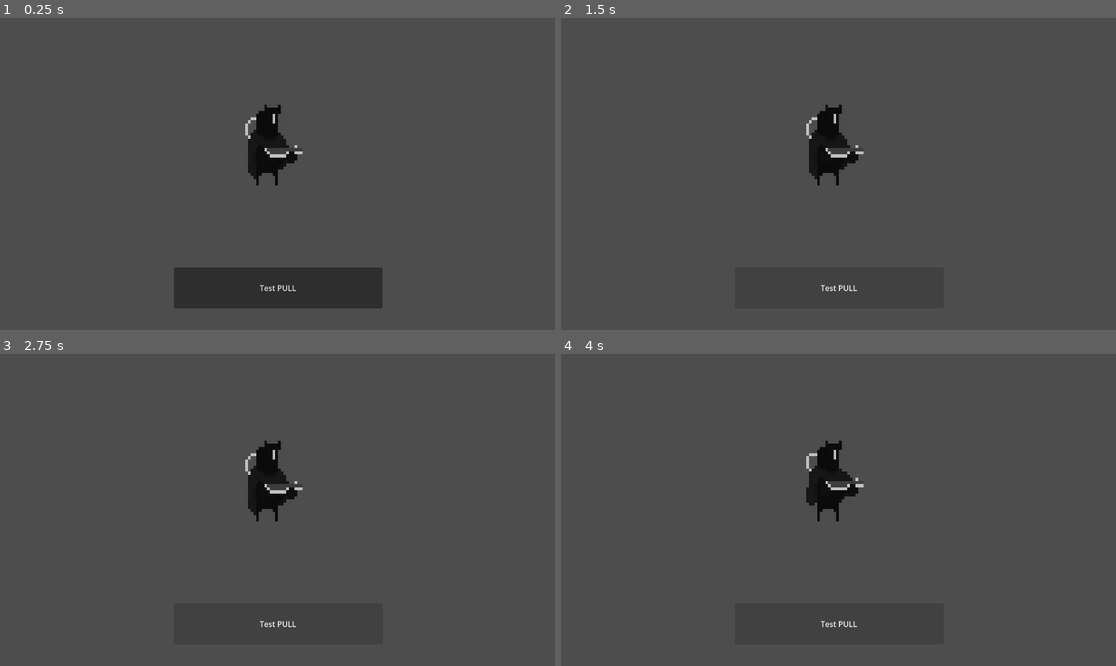
Above: before the commit, frames 1-4 (two rows, left to right).
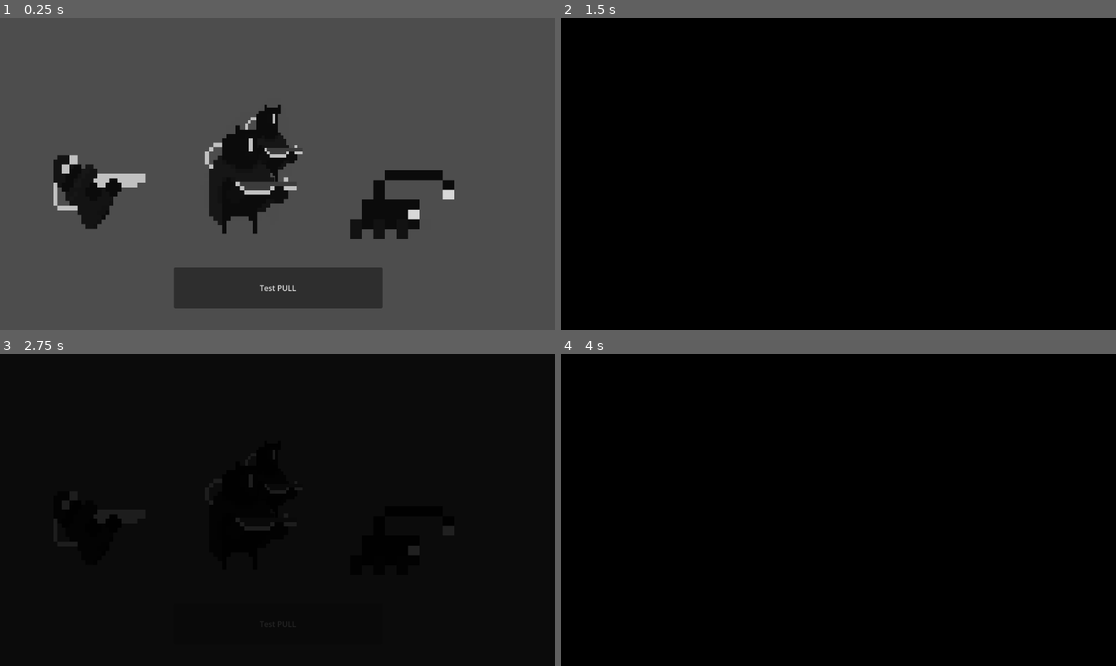
Above: after the commit, the same moments.

Repository: Lawkmonster/Gacha-Animation-Logic-1
Game: Godot game, scene res://Assets/Scenes/node_2d.tscn
The game is run twice, just before and just after one commit, with the same random seed, the same clock (stepped at 60 frames per second) and the same inputs.
Inputs:
- Up to frame 1 (0.25 s): no input
- Up to frame 2 (1.5 s): click "Test PULL" at 0.5 s; click "Test PULL" at 1.25 s
- Up to frame 3 (2.75 s): click "Test PULL" at 2 s
- Up to frame 4 (4 s): tap Enter (ui_accept) at 2.75, 3.6, 3.77 s; hold Enter (ui_accept) 2.78-3.53 s

The runs differ from the first frame. In frame 1, 6.4% of the frame differs, in the area x 9-82%, y 34-71%; in frame 2, 99%, in the area x 0-100%, y 0-100%; in frame 3, 99%; in frame 4, 99%.

Commit message:
Added Fade Functionality

Diff:
--- /dev/null
+++ b/Assets/Scenes/animation_layer_pre_results.tscn
@@ -0,0 +1,186 @@
+[gd_scene format=3 uid="uid://dixegto2mxr"]
+
+[ext_resource type="Script" uid="uid://c8fa5e71sgu2n" path="res://Scripts/animation_layer_pre_results.gd" id="1_eqc57"]
+[ext_resource type="Texture2D" uid="uid://b7jboj3e5otuh" path="res://Assets/DARK Edition/Sprites/Hell Bot DARK/idle 92x36.png" id="1_j518m"]
+[ext_resource type="Texture2D" uid="uid://bdagjmpsqwrvb" path="res://Assets/DARK Edition/Sprites/Wheel Bot/death 112x26.png" id="2_eqc57"]
+[ext_resource type="Texture2D" uid="uid://dtsicwbmenycf" path="res://Assets/DARK Edition/Sprites/Blinding Spider/walk 16x16.png" id="3_avqfh"]
+
+[sub_resource type="AtlasTexture" id="AtlasTexture_t1ib5"]
+atlas = ExtResource("1_j518m")
+region = Rect2(0, 0, 46, 36)
+
+[sub_resource type="AtlasTexture" id="AtlasTexture_byjoq"]
+atlas = ExtResource("1_j518m")
+region = Rect2(0, 36, 46, 36)
+
+[sub_resource type="AtlasTexture" id="AtlasTexture_q6tjr"]
+atlas = ExtResource("1_j518m")
+region = Rect2(0, 72, 46, 36)
+
+[sub_resource type="AtlasTexture" id="AtlasTexture_miu7l"]
+atlas = ExtResource("1_j518m")
+region = Rect2(0, 108, 46, 36)
+
+[sub_resource type="AtlasTexture" id="AtlasTexture_43anx"]
+atlas = ExtResource("1_j518m")
+region = Rect2(0, 144, 46, 36)
+
+[sub_resource type="AtlasTexture" id="AtlasTexture_3y3f3"]
+atlas = ExtResource("1_j518m")
+region = Rect2(0, 180, 46, 36)
+
+[sub_resource type="SpriteFrames" id="SpriteFrames_wdmoi"]
+animations = [{
+"frames": [{
+"duration": 1.0,
+"texture": SubResource("AtlasTexture_t1ib5")
+}, {
+"duration": 1.0,
+"texture": SubResource("AtlasTexture_byjoq")
+}, {
+"duration": 1.0,
+"texture": SubResource("AtlasTexture_q6tjr")
+}, {
+"duration": 1.0,
+"texture": SubResource("AtlasTexture_miu7l")
+}, {
+"duration": 1.0,
+"texture": SubResource("AtlasTexture_43anx")
+}, {
+"duration": 1.0,
+"texture": SubResource("AtlasTexture_3y3f3")
+}],
+"loop": true,
+"name": &"default",
+"speed": 5.0
+}]
+
+[sub_resource type="AtlasTexture" id="AtlasTexture_l04sb"]
+atlas = ExtResource("2_eqc57")
+region = Rect2(0, 0, 37, 26)
+
+[sub_resource type="AtlasTexture" id="AtlasTexture_51scx"]
+atlas = ExtResource("2_eqc57")
+region = Rect2(0, 26, 37, 26)
+
+[sub_resource type="AtlasTexture" id="AtlasTexture_s8pu3"]
+atlas = ExtResource("2_eqc57")
+region = Rect2(0, 52, 37, 26)
+
+[sub_resource type="AtlasTexture" id="AtlasTexture_822t8"]
+atlas = ExtResource("2_eqc57")
+region = Rect2(0, 78, 37, 26)
+
+[sub_resource type="AtlasTexture" id="AtlasTexture_8hjw3"]
+atlas = ExtResource("2_eqc57")
+region = Rect2(0, 104, 37, 26)
+
+[sub_resource type="AtlasTexture" id="AtlasTexture_2yi8l"]
+atlas = ExtResource("2_eqc57")
+region = Rect2(0, 130, 37, 26)
+
+[sub_resource type="SpriteFrames" id="SpriteFrames_qjpky"]
+animations = [{
+"frames": [{
+"duration": 1.0,
+"texture": SubResource("AtlasTexture_l04sb")
+}, {
+"duration": 1.0,
+"texture": SubResource("AtlasTexture_51scx")
+}, {
+"duration": 1.0,
+"texture": SubResource("AtlasTexture_s8pu3")
+}, {
+"duration": 1.0,
+"texture": SubResource("AtlasTexture_822t8")
+}, {
+"duration": 1.0,
+"texture": SubResource("AtlasTexture_8hjw3")
+}, {
+"duration": 1.0,
+"texture": SubResource("AtlasTexture_2yi8l")
+}],
+"loop": true,
+"name": &"default",
+"speed": 5.0
+}]
+
+[sub_resource type="AtlasTexture" id="AtlasTexture_2egm1"]
+atlas = ExtResource("3_avqfh")
+region = Rect2(0, 0, 16, 16)
+
+[sub_resource type="AtlasTexture" id="AtlasTexture_0gtvs"]
+atlas = ExtResource("3_avqfh")
+region = Rect2(0, 16, 16, 16)
+
+[sub_resource type="AtlasTexture" id="AtlasTexture_v1ttp"]
+atlas = ExtResource("3_avqfh")
+region = Rect2(0, 32, 16, 16)
+
+[sub_resource type="AtlasTexture" id="AtlasTexture_7l52q"]
+atlas = ExtResource("3_avqfh")
+region = Rect2(0, 48, 16, 16)
+
+[sub_resource type="AtlasTexture" id="AtlasTexture_tiy0m"]
+atlas = ExtResource("3_avqfh")
+region = Rect2(0, 64, 16, 16)
+
+[sub_resource type="AtlasTexture" id="AtlasTexture_ww5bj"]
+atlas = ExtResource("3_avqfh")
+region = Rect2(0, 80, 16, 16)
+
+[sub_resource type="SpriteFrames" id="SpriteFrames_vmom5"]
+animations = [{
+"frames": [{
+"duration": 1.0,
+"texture": SubResource("AtlasTexture_2egm1")
+}, {
+"duration": 1.0,
+"texture": SubResource("AtlasTexture_0gtvs")
+}, {
+"duration": 1.0,
+"texture": SubResource("AtlasTexture_v1ttp")
+}, {
+"duration": 1.0,
+"texture": SubResource("AtlasTexture_7l52q")
+}, {
+"duration": 1.0,
+"texture": SubResource("AtlasTexture_tiy0m")
+}, {
+"duration": 1.0,
+"texture": SubResource("AtlasTexture_ww5bj")
+}],
+"loop": true,
+"name": &"default",
+"speed": 5.0
+}]
+
+[node name="ANIMATION_LAYER" type="Node2D" unique_id=315004886]
+script = ExtResource("1_eqc57")
+
+[node name="AnimationPlayer" type="AnimationPlayer" parent="." unique_id=1094840573]
+
+[node name="AnimatedSprite2D" type="AnimatedSprite2D" parent="AnimationPlayer" unique_id=1756100330]
+texture_filter = 1
+position = Vector2(534, 295.00003)
+scale = Vector2(9.086957, 8.972222)
+sprite_frames = SubResource("SpriteFrames_wdmoi")
+frame_progress = 0.99745995
+
+[node name="AnimationPlayer2" type="AnimationPlayer" parent="." unique_id=530727455]
+
+[node name="AnimatedSprite2D" type="AnimatedSprite2D" parent="AnimationPlayer2" unique_id=1935637744]
+texture_filter = 1
+position = Vector2(223, 323)
+scale = Vector2(8.283784, 9.576923)
+sprite_frames = SubResource("SpriteFrames_qjpky")
+frame_progress = 0.7509992
+
+[node name="AnimationPlayer3" type="AnimationPlayer" parent="." unique_id=849975468]
+
+[node name="AnimatedSprite2D" type="AnimatedSprite2D" parent="AnimationPlayer3" unique_id=1374351351]
+texture_filter = 1
+position = Vector2(918.99994, 296)
+scale = Vector2(24, 20.375)
+sprite_frames = SubResource("SpriteFrames_vmom5")
+frame_progress = 0.43371814
--- /dev/null
+++ b/Assets/Scenes/fade.tscn
@@ -0,0 +1,12 @@
+[gd_scene format=3 uid="uid://c4cnqvy8t36ed"]
+
+[ext_resource type="Script" uid="uid://cbspsjualqjch" path="res://Scripts/fade.gd" id="1_yfmkv"]
+
+[node name="fade" type="CanvasLayer" unique_id=1101812837 node_paths=PackedStringArray("color_rect")]
+script = ExtResource("1_yfmkv")
+color_rect = NodePath("ColorRect")
+
+[node name="ColorRect" type="ColorRect" parent="." unique_id=1873514894]
+offset_right = 1158.0
+offset_bottom = 652.0
+color = Color(0, 0, 0, 1)
--- a/Assets/Scenes/node_2d.tscn
+++ b/Assets/Scenes/node_2d.tscn
@@ -2,14 +2,8 @@
 
 [ext_resource type="Script" uid="uid://cld6bxr2ajtq7" path="res://Scripts/node_2d.gd" id="1_ja728"]
 [ext_resource type="Texture2D" uid="uid://b7jboj3e5otuh" path="res://Assets/DARK Edition/Sprites/Hell Bot DARK/idle 92x36.png" id="2_8t2v2"]
-
-[sub_resource type="Animation" id="Animation_ja728"]
-resource_name = "Idle_Gacha"
-
-[sub_resource type="AnimationLibrary" id="AnimationLibrary_8t2v2"]
-_data = {
-&"Idle_Gacha": SubResource("Animation_ja728")
-}
+[ext_resource type="PackedScene" uid="uid://c4cnqvy8t36ed" path="res://Assets/Scenes/fade.tscn" id="3_vohp4"]
+[ext_resource type="PackedScene" uid="uid://dixegto2mxr" path="res://Assets/Scenes/animation_layer_pre_results.tscn" id="4_mqbpb"]
 
 [sub_resource type="AtlasTexture" id="AtlasTexture_vohp4"]
 atlas = ExtResource("2_8t2v2")
@@ -63,14 +57,11 @@
 
 [node name="Node" type="Node" unique_id=1679795934]
 
-[node name="Animation LAYER" type="Node2D" parent="." unique_id=2091681799]
+[node name="MAIN_MENU" type="Node2D" parent="." unique_id=2091681799]
 
-[node name="Sprite2D" type="Sprite2D" parent="Animation LAYER" unique_id=855360247]
+[node name="Sprite2D" type="Sprite2D" parent="MAIN_MENU" unique_id=855360247]
 
-[node name="AnimationPlayer" type="AnimationPlayer" parent="Animation LAYER/Sprite2D" unique_id=137374394]
-libraries/ = SubResource("AnimationLibrary_8t2v2")
-
-[node name="AnimatedSprite2D" type="AnimatedSprite2D" parent="Animation LAYER/Sprite2D" unique_id=1956763969]
+[node name="AnimatedSprite2D" type="AnimatedSprite2D" parent="MAIN_MENU/Sprite2D" unique_id=1956763969]
 texture_filter = 1
 position = Vector2(707.00006, 238)
 scale = Vector2(5.6521745, 6.4444447)
@@ -79,12 +70,9 @@
 autoplay = "idle_pull"
 frame_progress = 0.06872468
 
-[node name="PullLOGIC" type="Node2D" parent="." unique_id=308368297]
-script = ExtResource("1_ja728")
+[node name="UI" type="Node2D" parent="MAIN_MENU" unique_id=1775121839]
 
-[node name="UI" type="Node2D" parent="." unique_id=1775121839]
-
-[node name="Button" type="Button" parent="UI" unique_id=983156936]
+[node name="Button" type="Button" parent="MAIN_MENU/UI" unique_id=983156936]
 anchors_preset = 7
 anchor_left = 0.5
 anchor_top = 1.0
@@ -97,3 +85,12 @@
 grow_horizontal = 2
 grow_vertical = 0
 text = "Test PULL"
+
+[node name="PullLOGIC" type="Node2D" parent="." unique_id=308368297]
+script = ExtResource("1_ja728")
+
+[node name="fade" parent="." unique_id=1101812837 instance=ExtResource("3_vohp4")]
+
+[node name="ANIMATION_LAYER_pre_results" parent="." unique_id=315004886 instance=ExtResource("4_mqbpb")]
+
+[connection signal="pressed" from="MAIN_MENU/UI/Button" to="PullLOGIC" method="_on_button_pressed"]
--- /dev/null
+++ b/Scripts/animation_layer_pre_results.gd
@@ -0,0 +1,11 @@
+extends Node2D
+
+
+# Called when the node enters the scene tree for the first time.
+func _ready():
+	pass # Replace with function body.
+
+
+# Called every frame. 'delta' is the elapsed time since the previous frame.
+func _process(delta):
+	pass
--- /dev/null
+++ b/Scripts/fade.gd
@@ -0,0 +1,20 @@
+extends CanvasLayer
+
+@export var color_rect: ColorRect
+
+var current_level : Node2D = null
+
+func _ready():
+
+	current_level = $"../MAIN_MENU"
+	color_rect = $ColorRect
+	color_rect.color.a = 0.0 # Replace with function body.
+	color_rect.mouse_filter = Control.MOUSE_FILTER_IGNORE#
+
+func fade(target_alpha: float, duration: float = 1.0):
+
+	print("Fade function called")
+	print("color_rect is: ", color_rect)
+	var tween = create_tween()
+	tween.tween_property(color_rect, "color:a", target_alpha, duration)
+	return tween
--- a/Scripts/node_2d.gd
+++ b/Scripts/node_2d.gd
@@ -1,4 +1,11 @@
 extends Node2D
+
+@onready var fade = $"../fade"
+
+
+
+# Signals that a pull has been completed.
+signal pull_completed
 
 # Character pool with pull rates
 var characters = [
@@ -30,9 +37,12 @@
 			print("★ You pulled: " + char.name + " [" + char.rarity + "]")
 			return char
 
+			pull_completed.emit(char.name, char.rarity)
+
 	return characters[0]
 
-func _input(event):
-	# Press SPACE to pull
-	if event.is_action_pressed("ui_accept"):
-		pull()
+func _on_button_pressed():
+
+	await fade.fade(2.0, 1.5).finished
+	await fade.fade(0.0, 1.5).finished
+	pull() # Replace with function body.
Not shown, added: Scripts/animation_layer_pre_results.gd.uid
Not shown, added: Scripts/fade.gd.uid
